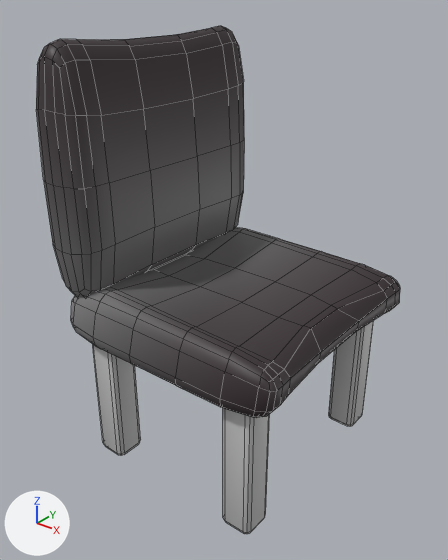
What one commit did to the FBX model Assets/Arts/Envi/Props/Props_Chair_02.fbx.
Rendered twice from a 50 mm lens placed at (0.701, -0.931, 0.967), pointed at (-0.021, -0.028, 0.407). Every picture has the same lights, and +X, +Y and +Z are marked at lower left. The picture after the commit comes second. Mesh edges are drawn as thin lines.

In view in the first picture: 'Props_Chair_02'.
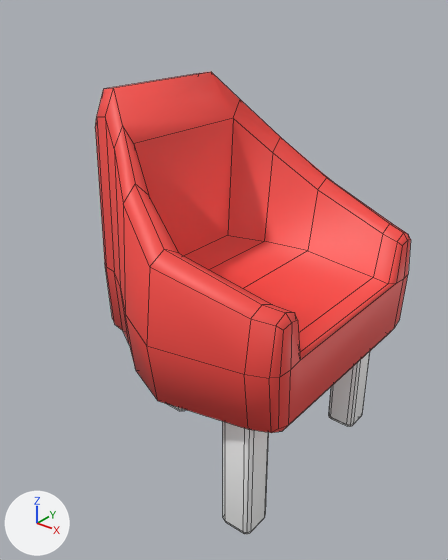
Changed parts and their boxes (x1, y1, x2, y2) in the pictures (448 x 560 px):
'Props_Chair_02', surface changed, reshaped (13% narrower, 9% shorter): before (36, 26, 400, 534); after (95, 72, 411, 534)
part 1 of me_cube_041, added (red): after (95, 72, 411, 433)
part 2 of me_cube_041, deleted: before (71, 227, 400, 418)
part 3 of me_cube_041, deleted: before (36, 26, 244, 297)
part 4 of me_cube_041, deleted: before (92, 344, 141, 456)

Edits to the bpy script that builds the scene:
```text
Add img_warna_baruuu_png:
    img_warna_baruuu_png = load_image('warna baruuu.png', '../Texture/warna baruuu.png', 1024, 1024, 'sRGB')
Change mat_tex_env:
    mat_tex_env.texture: img_tex_env_png -> img_warna_baruuu_png
Change me_cube_041:
    used by ob_props_chair_02; location = (0.0, 0.0, 0.0)
    remove me_cube_041.from_pydata(...)  # 626 vertices, 614 faces; spans x -0.287..0.252, y -0.266..0.269, z 0.005..0.874
    add me_cube_041.from_pydata(...)  # 286 vertices, 276 faces; spans x -0.246..0.265, y -0.313..0.313, z 0.005..0.788
    me_cube_041 part 1: a new loose piece of 118 vertices spanning x -0.246..0.265, y -0.313..0.313, z 0.267..0.788, in mat_tex_env (picture img_warna_baruuu_png)
    me_cube_041 part 2: the loose piece of 224 vertices spanning x -0.257..0.252, y -0.266..0.269, z 0.286..0.411 is deleted
    me_cube_041 part 3: the loose piece of 178 vertices spanning x -0.287..-0.169, y -0.265..0.268, z 0.373..0.874 is deleted
    me_cube_041 part 4: the loose piece of 56 vertices spanning x -0.213..-0.146, y -0.236..-0.169, z 0.005..0.329 is deleted
    other edits to the shape of me_cube_041 do not show in these pictures
```
